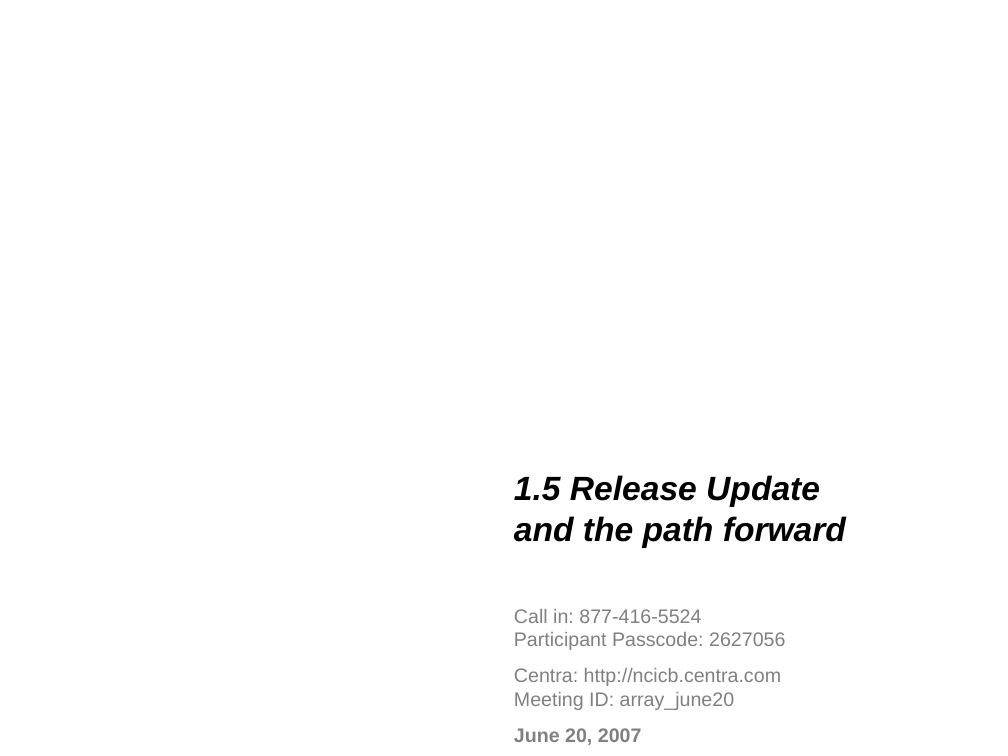
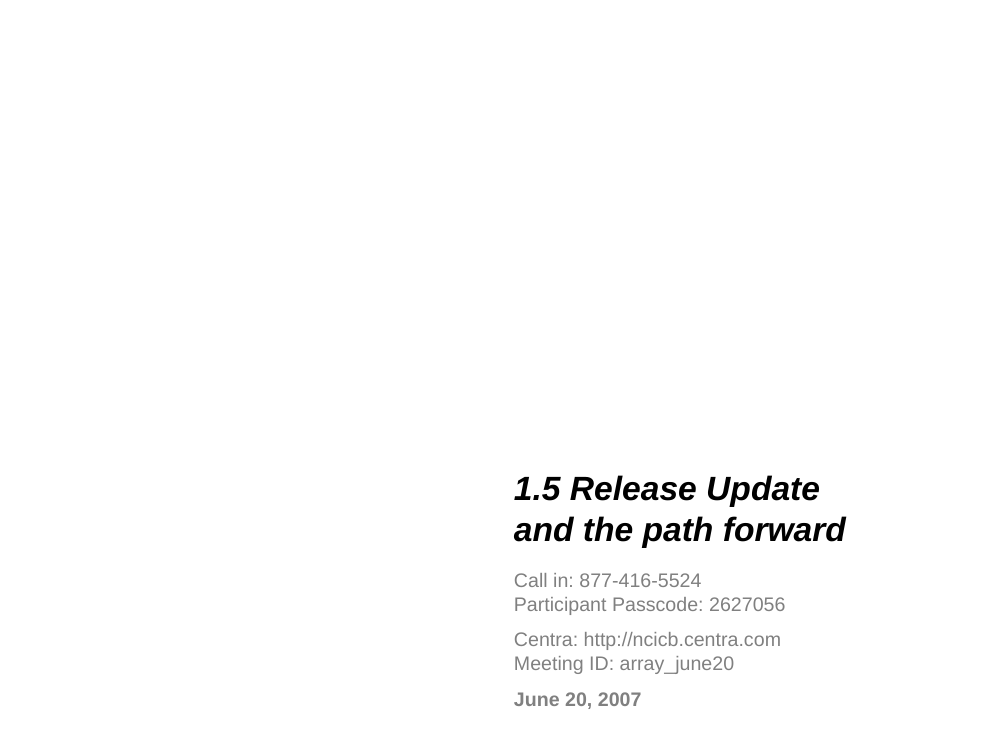
Before and after one commit to NCIP/caarray-docs, a slide deck: slide 1 of project_management/open_meetings/caArray User Community Meeting June 20.ppt. Drawn at 1008x756 pixels with LibreOffice and Linux fonts; fonts in the diff are those of the drawing; background and template pictures are left out. Boxes give left, top, right and bottom in pixels: in the first picture for what was removed or moved away, otherwise in the second. Text is boxed around its words. In the diff, an @@ line names an element or a change of style, - is before the commit and + after.

```diff
--- a/project_management/open_meetings/caArray User Community Meeting June 20.ppt
+++ b/project_management/open_meetings/caArray User Community Meeting June 20.ppt
@@ text "Call in: 877-416-5524 Participant Passcode: ...": place and size @@
-text "Call in: 877-416-5524 Participant Passcode: ..." at <box>514,609,785,745</box>
+text "Call in: 877-416-5524 Participant Passcode: ..." at <box>514,573,785,709</box>
```
Also in this commit, not shown: 6 other slides changed.
